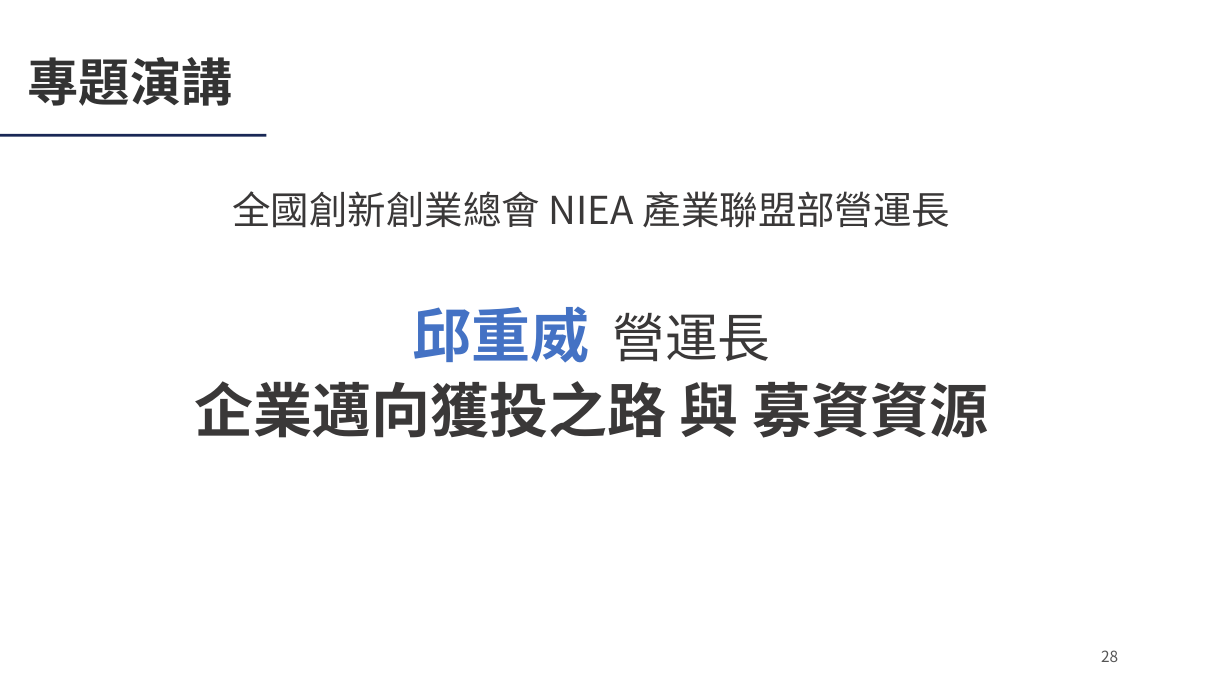
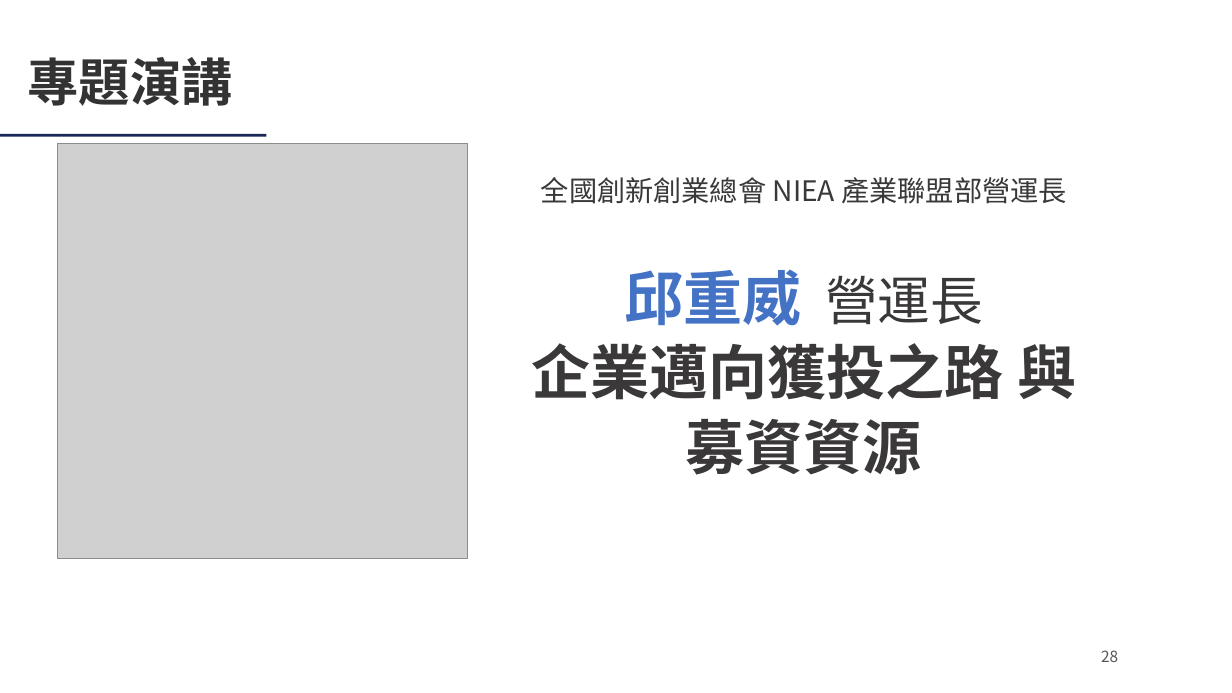
Before and after one commit to Ericliang680928/IAA, a slide deck: slide 28 of 20261204/agm/IAA會員大會簡報_20261204.pptx. Drawn at 1232x693 pixels with LibreOffice and Linux fonts; fonts in the diff are those of the drawing; grey boxes stand for pictures; background and template pictures are left out. Boxes give left, top, right and bottom in pixels: in the first picture for what was removed or moved away, otherwise in the second. Text is boxed around its words. In the diff, an @@ line names an element or a change of style, - is before the commit and + after.

```diff
--- a/20261204/agm/IAA會員大會簡報_20261204.pptx
+++ b/20261204/agm/IAA會員大會簡報_20261204.pptx
@@ picture added at (x1=57, y1=143, x2=468, y2=559) @@
@@ text "全國創新創業總會 NIEA 產業聯盟部營運長" moved from (x1=232, y1=191, x2=951, y2=227) to (x1=541, y1=177, x2=1066, y2=204) @@
@@ text "全國創新創業總會 NIEA 產業聯盟部營運長" at (x1=541, y1=177, x2=1066, y2=204): size 30 to 22 pt @@
@@ text "邱重威 營運長" rewrapped from (x1=195, y1=306, x2=988, y2=438) to (x1=532, y1=269, x2=1076, y2=475) @@
```
Also in this commit, not shown: 6 other slides changed, 3 other files.
